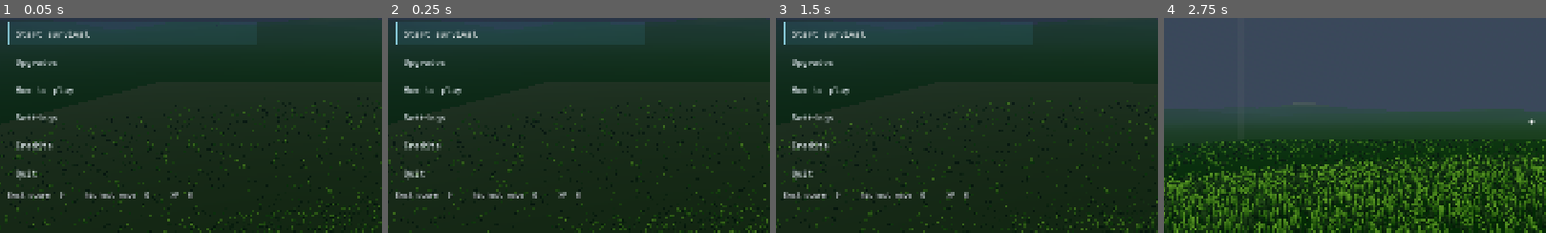
Above: before the commit, frames 1-4 (left to right).
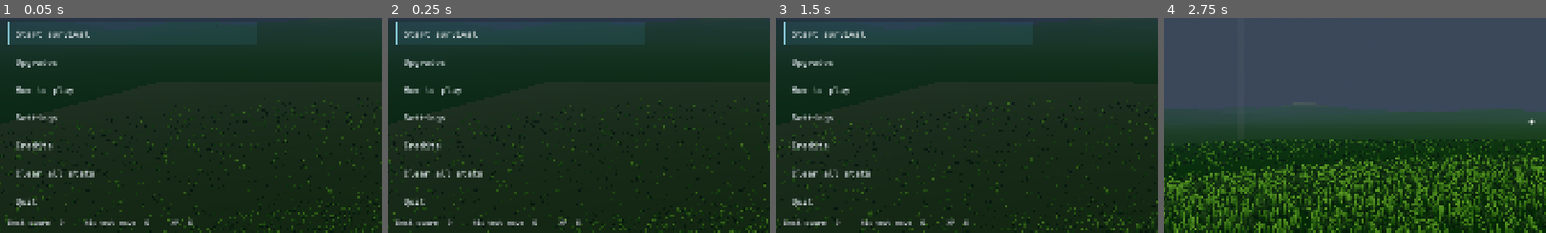
Above: after the commit, the same moments.

Repository: Error403Allowed/Rebound
Game: Godot game, scene res://UI/boot.tscn
Two runs of this game, one before a commit and one after it. Both use one fixed random seed, a clock stepped at 60 frames per second and the inputs below.
Inputs:
- Up to frame 1 (0.05 s): no input
- Up to frame 2 (0.25 s): no input
- Up to frame 3 (1.5 s): click "Credits" at 0.5 s; click "Back to title" at 1.25 s
- Up to frame 4 (2.75 s): click "Start survival" at 2 s
The pictures show only the part of the screen within x 3-53%, y 27-77%; the shares and areas given below are measured in that part.

The runs differ from the first frame. In frame 1, 1.7% of the frame differs, in the area x 2-51%, y 70-97%; in frame 2, 1.7%; in frame 3, 1.7%; in frame 4, nothing differs.

Commit message:
Add Clear All Stats to title and pause menus

Diff:
--- a/UI/ui_manager.gd
+++ b/UI/ui_manager.gd
@@ -187,6 +187,7 @@
 	_button(content, "HOW TO PLAY", func(): open_help("title"))
 	_button(content, "SETTINGS", func(): open_settings("title"))
 	_button(content, "CREDITS", show_credits)
+	_button(content, "CLEAR ALL STATS", confirm_clear_stats)
 	_button(content, "QUIT", func(): confirm("Quit Stomped?", "Close the game?", func(): get_tree().quit()))
 	_label(content, "BEST SCORE  %d     HIGHEST WAVE  %d     XP  %d" % [Progression.best_score, Progression.highest_wave, Progression.currency], 18)
 	if Progression.load_notice != "": _label(content, Progression.load_notice, 18)
@@ -417,6 +418,7 @@
 	_button(content, "HOW TO PLAY", func(): open_help("pause"))
 	_button(content, "RESTART RUN", request_restart)
 	_button(content, "MAIN MENU", func(): confirm("End this run?", "Your run will end. Any pending XP save will be retried.", leave_run))
+	_button(content, "CLEAR ALL STATS", confirm_clear_stats)
 	_button(content, "QUIT", func(): confirm("Quit Stomped?", "Your run will end. Any pending XP save will be retried.", quit_game))
 	_focus_first()
 
